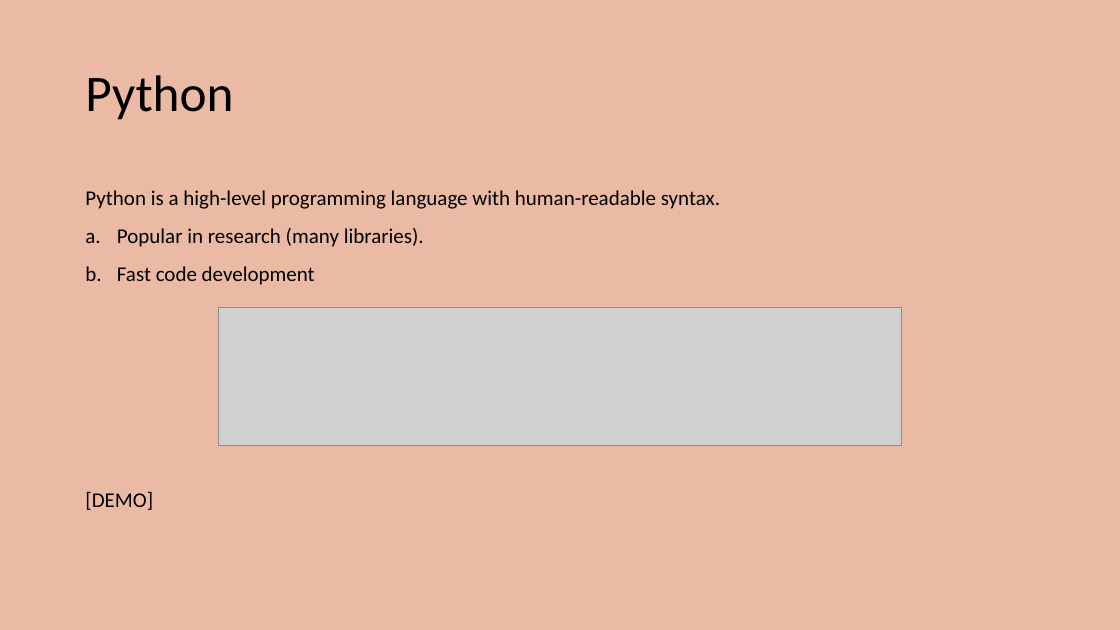
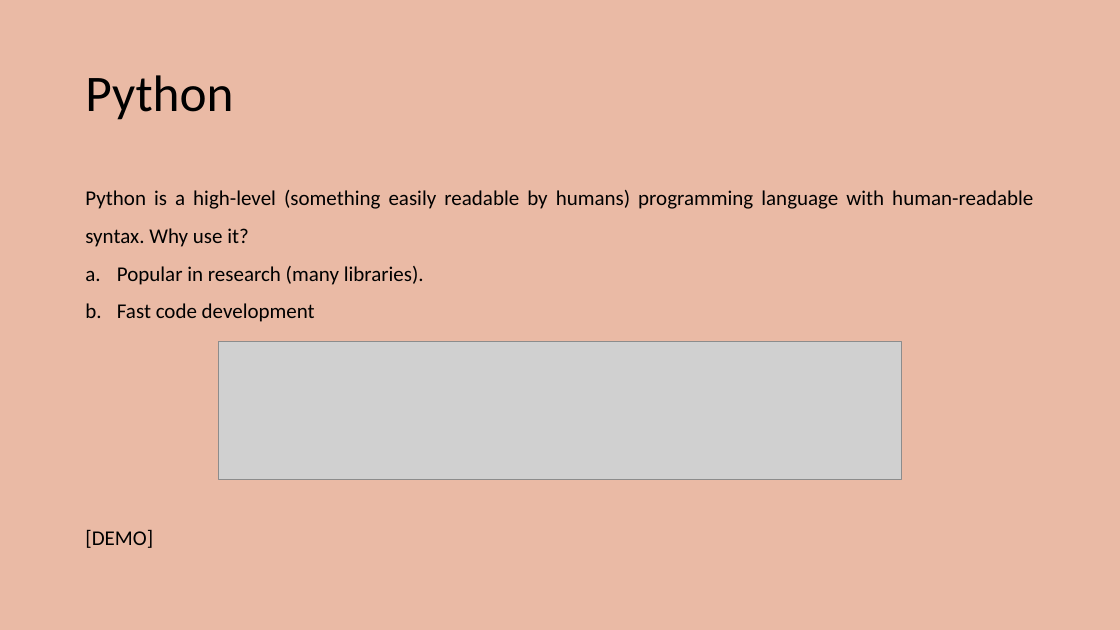
Before and after one commit to 10ay/ULAB_Notes, a slide deck: slide 5 of Lecture 1/Lecture 1 Presentation.pptx. Drawn at 1120x630 pixels with LibreOffice and Linux fonts; fonts in the diff are those of the drawing; grey boxes stand for pictures. Boxes give left, top, right and bottom in pixels: in the first picture for what was removed or moved away, otherwise in the second. Text is boxed around its words. In the diff, an @@ line names an element or a change of style, - is before the commit and + after.

```diff
--- a/Lecture 1/Lecture 1 Presentation.pptx
+++ b/Lecture 1/Lecture 1 Presentation.pptx
@@ text at [85,190,1033,247]: text changed @@
-Python is a high-level programming language with human-readable syntax.
+Python is a high-level (something easily readable by humans) programming language with human-readable syntax. Why use it?
@@ picture: place and size @@
-picture at [218,308,901,445]
+picture at [218,341,901,479]
```
Also in this commit, not shown: 2 other slides changed, 2 other files.
